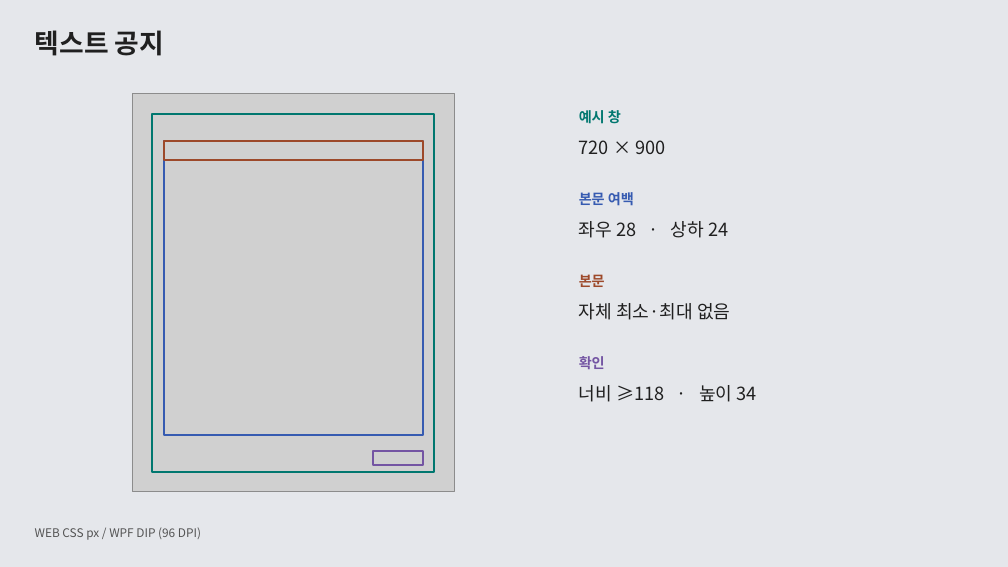
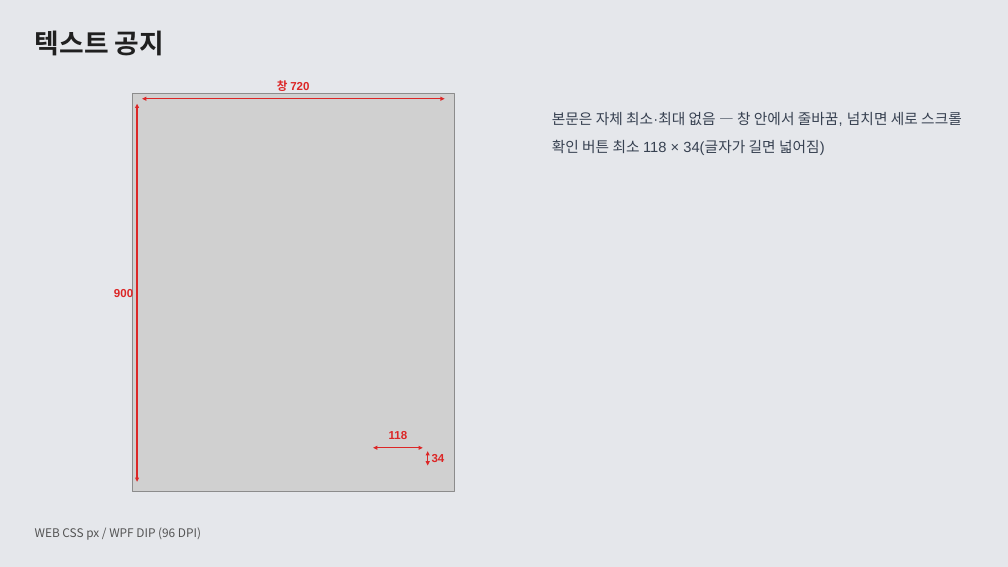
Before and after one commit to ok-sy/WPF_WindowsPopupWithC_proto, a slide deck: slide 2 of docs/design/61_popup_layout_guide/공통 팝업 UI 가이드 · WEB과 WPF.pptx. Drawn at 1008x567 pixels with LibreOffice and Linux fonts; fonts in the diff are those of the drawing; grey boxes stand for pictures. Boxes give left, top, right and bottom in pixels: in the first picture for what was removed or moved away, otherwise in the second. Text is boxed around its words. In the diff, an @@ line names an element or a change of style, - is before the commit and + after.

```diff
--- a/docs/design/61_popup_layout_guide/공통 팝업 UI 가이드 · WEB과 WPF.pptx
+++ b/docs/design/61_popup_layout_guide/공통 팝업 UI 가이드 · WEB과 WPF.pptx
@@ text added at [277,80,309,94], 11 pt, text #DC2626, bold @@
+창 720
@@ double arrow added from (137, 104) to (137, 482), #DC2626 1.25 pt @@
@@ double arrow added from (142, 99) to (445, 99), #DC2626 1.25 pt @@
@@ rectangle removed at [152,114,434,472] @@
@@ text added at [552,112,962,155], 14 pt, text #374151 @@
+본문은 자체 최소·최대 없음 — 창 안에서 줄바꿈, 넘치면 세로 스크롤
+확인 버튼 최소 118 × 34(글자가 길면 넓어짐)
@@ text removed at [579,110,621,124] @@
-예시 창
@@ rectangle removed at [164,141,423,435] @@
@@ rectangle removed at [164,141,423,160] @@
@@ text removed at [579,192,634,206] @@
-본문 여백
@@ text removed at [579,221,728,238] @@
-좌우 28 · 상하 24
@@ text at [114,288,133,300]: text changed; size 17.2 to 11 pt; font Noto Sans CJK KR to Arial; text colour #202020 to #DC2626; bold on @@
-720 × 900
+900
@@ text removed at [579,274,605,287] @@
-본문
@@ text removed at [579,303,730,320] @@
-자체 최소·최대 없음
@@ text removed at [579,356,605,369] @@
-확인
@@ text removed at [579,385,757,402] @@
-너비 ≥118 · 높이 34
@@ double arrow added from (374, 448) to (423, 448), #DC2626 1.25 pt @@
@@ text added at [389,431,408,439], 11 pt, text #DC2626, bold @@
+118
@@ rectangle removed at [374,451,423,466] @@
@@ double arrow added from (428, 451) to (428, 466), #DC2626 1.25 pt @@
@@ text added at [432,454,445,462], 11 pt, text #DC2626, bold @@
+34
```
Also in this commit, not shown: 8 other slides changed, 1 other file.
